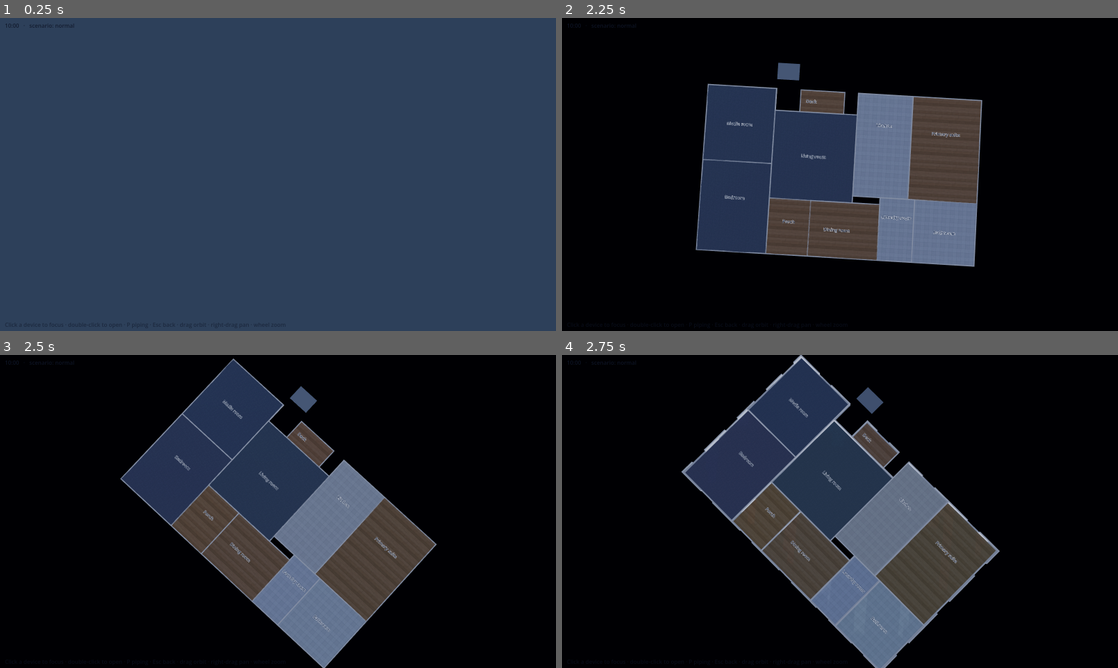
Above: before the commit, frames 1-4 (two rows, left to right).
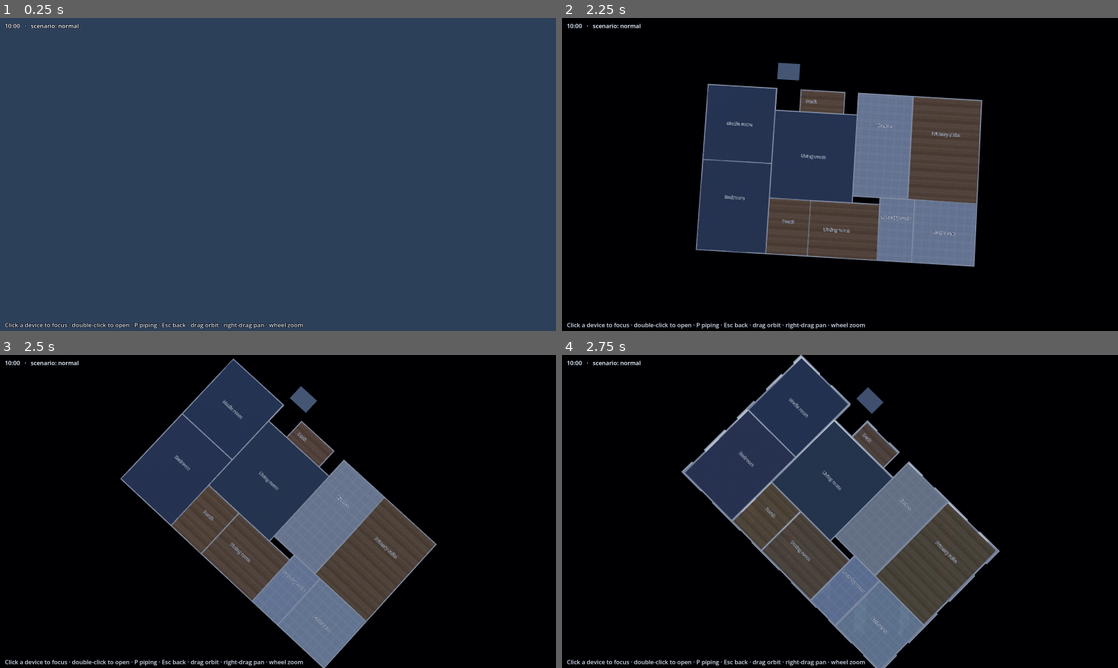
Above: after the commit, the same moments.

Repository: ShawonNSTU/AgenticDigitalTwinMapview
Game: Godot game, scene res://scenes/main.tscn
Two runs of this game, one before a commit and one after it. Both use one fixed random seed, a clock stepped at 60 frames per second and the inputs below.
Inputs (mouse positions are in pixels of both pictures, inside the frame that each line leads up to):
- Up to frame 1 (0.25 s): no input
- Up to frame 2 (2.25 s): tap A at 0.5, 1.25, 2 s; move the mouse to (962, 158) at 0.52 s; hold Right 0.53-1.25 s; hold P (toggle_piping) 0.53-1.25 s; click (962, 158) at 0.67 s; drag from (728, 190) to (812, 237) at 1.27 s; move the mouse to (895, 105) at 2.02 s; hold Right from 2.03 s (still down); tap E at 2.1 s
- Up to frame 3 (2.5 s): keep holding Right
- Up to frame 4 (2.75 s): keep holding Right

The runs differ from the first frame. In frame 1, 0.6% of the frame differs, in the area x 0-55%, y 1-100%; in frame 2, 0.5%; in frame 3, 0.5%; in frame 4, 0.5%.
Error before the commit: Invalid access to property or key 'visible' on a base object of type 'Nil'. (res://scripts/main.gd:891)
Error after the commit: Invalid access to property or key 'visible' on a base object of type 'Nil'. (res://scripts/main.gd:899)

Commit message:
Detail view: readable labels that no longer overlap
- Clashing labels move to the nearest free spot beside their part (above,
  below, side) instead of piling up; hidden only when there is no room
- Larger text, white with a thick dark outline, drawn over translucent parts
- Flow tags and port labels larger with the same outline
- Labels kept clear of the HUD lines; HUD/legend/help text now light on a
  dark outline so it reads over day and night scenes

Co-Authored-By: Claude Opus 5.5 <noreply@anthropic.com>
Claude-Session: https://claude.ai/code/session_01Xhf4DK8rn8o33t6aN1fuvF

Diff:
--- a/godot-renderer/scripts/detail_view.gd
+++ b/godot-renderer/scripts/detail_view.gd
@@ -87,6 +87,8 @@
 			if c is Label3D and c.has_meta("declutter") and c.visible:
 				items.append([20, c])
 	items.sort_custom(func(a, b): return a[0] > b[0])
+	# place labels by priority; one that would cover another is moved to the nearest free spot beside its anchor
+	# (above, below, right, left, then further out), and only hidden when there is no room at all
 	var kept: Array[Rect2] = []
 	for it in items:
 		var l: Label3D = it[1]
@@ -101,18 +103,30 @@
 		var chars := 0
 		for ln in lines:
 			chars = maxi(chars, ln.length())
-		var size := Vector2(chars * line_px * 0.56 + 6.0, lines.size() * line_px * 1.15 + 4.0)
-		var r := Rect2(c - size * 0.5, size)
-		var clash := false
-		for o in kept:
-			if o.intersects(r):
-				clash = true
-				break
-		if clash and it[0] < 100:
-			l.transparency = 1.0
-		else:
+		var size := Vector2(chars * line_px * 0.58 + 10.0, lines.size() * line_px * 1.2 + 6.0)
+		var px_per_font := line_px / float(l.font_size)   # screen pixels per Label3D offset unit
+		var placed := false
+		for o in [Vector2.ZERO, Vector2(0, -1), Vector2(0, 1), Vector2(1, 0), Vector2(-1, 0), Vector2(1, -1), Vector2(-1, -1), Vector2(1, 1), Vector2(-1, 1), Vector2(0, -2), Vector2(0, 2)]:
+			var shift := Vector2(o.x * (size.x + 4.0), o.y * (size.y + 2.0))
+			var r := Rect2(c + shift - size * 0.5, size)
+			if r.position.x < 4 or r.position.y < 64 or r.end.x > vp.x - 4 or r.end.y > vp.y - 40:  # clear of the HUD lines
+				continue
+			var clash := false
+			for k in kept:
+				if k.intersects(r):
+					clash = true
+					break
+			if clash:
+				continue
+			# Label3D offsets are in its own pixels, y up
+			l.offset = Vector2(shift.x, -shift.y) / maxf(px_per_font, 0.0001)
 			l.transparency = 0.0
 			kept.append(r)
+			placed = true
+			break
+		if not placed:
+			l.offset = Vector2.ZERO
+			l.transparency = 0.0 if it[0] >= 100 else 1.0
 
 
 func scale_factor() -> float:
@@ -172,9 +186,14 @@
 	label.billboard = BaseMaterial3D.BILLBOARD_ENABLED
 	label.no_depth_test = true
 	label.fixed_size = true
-	label.font_size = 28
-	label.pixel_size = 0.00033 / scale_factor()  # labels sit in the scaled twin; keep one on-screen size for every device
-	label.outline_size = 8
+	label.font_size = 32
+	label.pixel_size = 0.00048 / scale_factor()  # labels sit in the scaled twin; keep one on-screen size for every device
+	label.outline_size = 12
+	label.render_priority = 20
+	label.outline_render_priority = 19
+	label.outline_modulate = Color(0.04, 0.06, 0.1, 0.95)
+	label.modulate = Color(1, 1, 1)
+	label.width = 900
 	label.visible = false  # labels show once exploded, to avoid a pile-up inside the shell
 	twin.add_child(label)
 	label.position = local + Vector3(0, size.y * 0.5, 0)
@@ -345,11 +364,14 @@
 		l.billboard = BaseMaterial3D.BILLBOARD_ENABLED
 		l.no_depth_test = true
 		l.fixed_size = true
-		l.font_size = 20
-		l.pixel_size = 0.00028
+		l.font_size = 26
+		l.pixel_size = 0.00042
 		l.set_meta("declutter", 0)
-		l.outline_size = 6
-		l.modulate = col.lightened(0.5)
+		l.outline_size = 10
+		l.render_priority = 20
+		l.outline_render_priority = 19
+		l.outline_modulate = Color(0.04, 0.06, 0.1, 0.95)
+		l.modulate = col.lightened(0.6)
 		_flow_root.add_child(l)
 		l.global_position = at + Vector3(0, 0.07, 0)
 
@@ -406,10 +428,13 @@
 			tag.billboard = BaseMaterial3D.BILLBOARD_ENABLED
 			tag.no_depth_test = true
 			tag.fixed_size = true
-			tag.font_size = 24
-			tag.pixel_size = 0.0003
-			tag.outline_size = 6
-			tag.modulate = color.lightened(0.45)
+			tag.font_size = 30
+			tag.pixel_size = 0.00045
+			tag.outline_size = 12
+			tag.render_priority = 20
+			tag.outline_render_priority = 19
+			tag.outline_modulate = Color(0.04, 0.06, 0.1, 0.95)
+			tag.modulate = color.lightened(0.7)
 			holder.add_child(tag)
 			tag.global_position = pts[pts.size() / 2] + Vector3(0, 0.05, 0)
 		_flows.append({"mats": mats, "from": f.from, "to": f.to, "color": color, "rate": rule, "beads": beads, "tag": tag, "tag_reading": tag_reading})
--- a/godot-renderer/scripts/main.gd
+++ b/godot-renderer/scripts/main.gd
@@ -747,11 +747,11 @@
 	add_child(layer)
 	hud = Label.new()
 	hud.position = Vector2(14, 10)
-	hud.add_theme_color_override("font_color", Color(0.06, 0.09, 0.16, 0.85))
+	_readable(hud, 1.0)
 	layer.add_child(hud)
 	legend = Label.new()
 	legend.position = Vector2(14, 34)
-	legend.add_theme_color_override("font_color", Color(0.06, 0.09, 0.16, 0.7))
+	_readable(legend, 0.95)
 	layer.add_child(legend)
 	if OS.has_feature("web"):
 		# the page shows the clock and its own panels on the left; keep only the flow legend, clear of the palette
@@ -760,11 +760,19 @@
 	if not OS.has_feature("web"):
 		var help := Label.new()
 		help.text = "Click a device to focus · double-click to open · P piping · Esc back · drag orbit · right-drag pan · wheel zoom"
-		help.add_theme_color_override("font_color", Color(0.06, 0.09, 0.16, 0.55))
+		_readable(help, 0.85)
 		help.anchor_top = 1.0
 		help.anchor_bottom = 1.0
 		help.position = Vector2(14, -30)
 		layer.add_child(help)
+
+
+## Light text on a dark outline reads over both the daylight floor and the night view.
+func _readable(l: Label, alpha: float) -> void:
+	l.add_theme_color_override("font_color", Color(0.96, 0.97, 1.0, alpha))
+	l.add_theme_color_override("font_outline_color", Color(0.04, 0.06, 0.1, 0.9))
+	l.add_theme_constant_override("outline_size", 6)
+	l.add_theme_font_size_override("font_size", 17)
 
 
 ## The clock no longer moves the sun: the map keeps one fixed evening light (see SUN).
